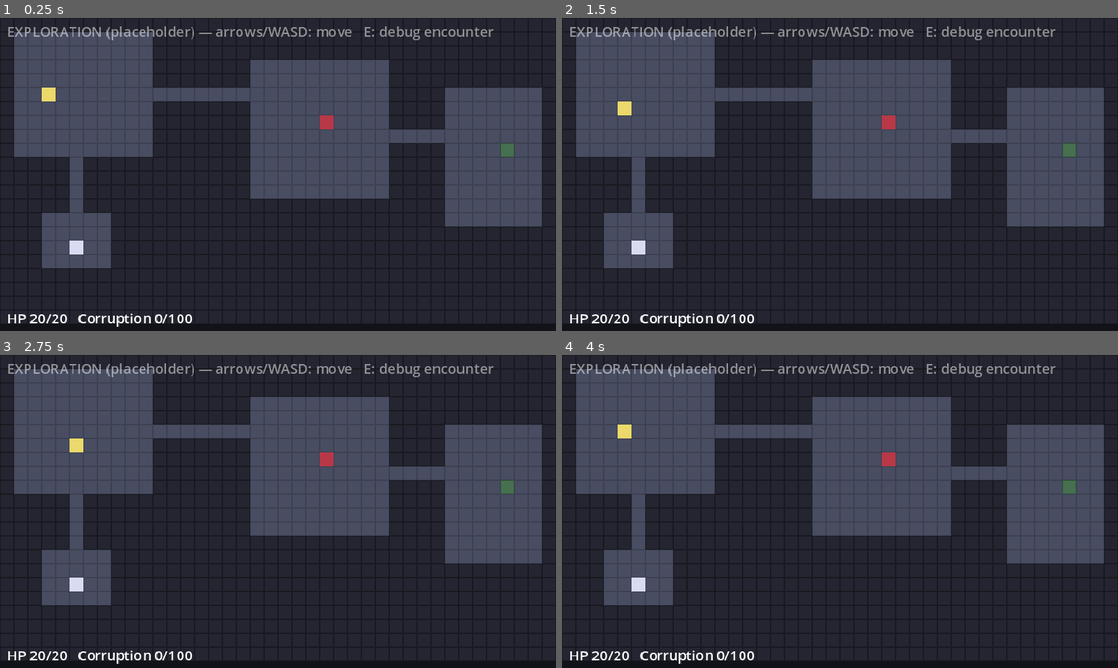
Above: before the commit, frames 1-4 (two rows, left to right).
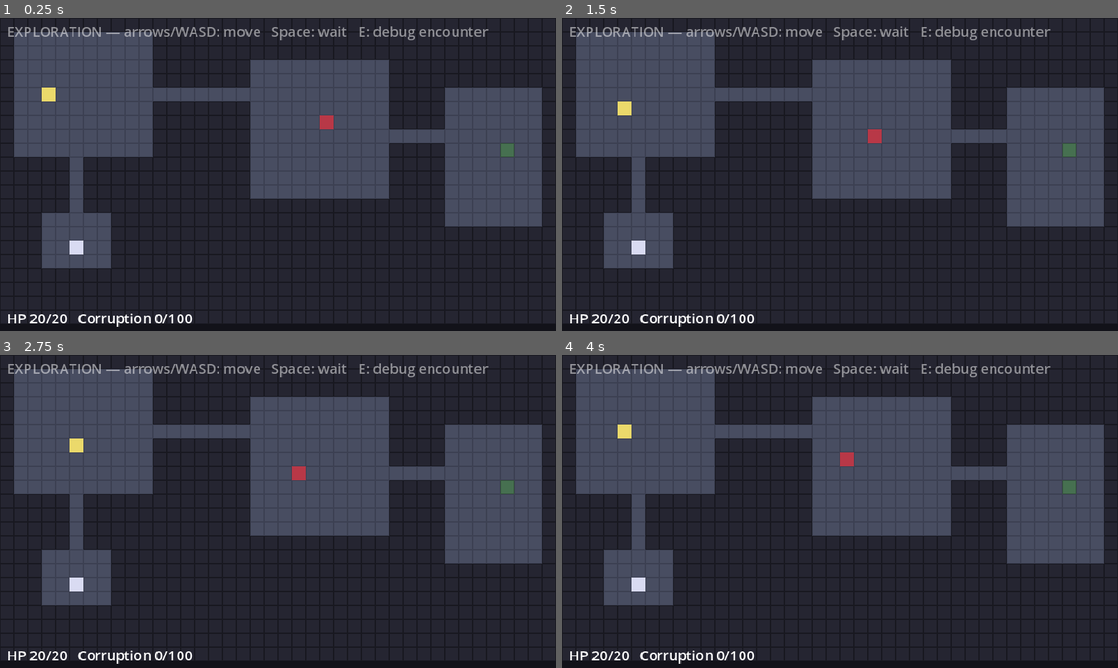
Above: after the commit, the same moments.

Repository: x-alterer/2D-Roguelike-like
Game: Godot game, scene res://scenes/main.tscn
The game is run twice, just before and just after one commit, with the same random seed, the same clock (stepped at 60 frames per second) and the same inputs.
Inputs:
- Up to frame 1 (0.25 s): no input
- Up to frame 2 (1.5 s): tap Enter at 0.5 s; hold Right (move_right) 0.53-1.28 s; hold Space (wait) 0.53-1.28 s; hold Down (move_down) from 1.28 s (still down); tap Space (wait) at 1.35 s
- Up to frame 3 (2.75 s): tap Enter at 2 s; release Down (move_down) at 2.03 s; hold Right (move_right) from 2.03 s (still down); hold Space (wait) from 2.03 s (still down)
- Up to frame 4 (4 s): release Right (move_right) at 2.78 s; release Space (wait) at 2.78 s; hold Up (move_up) 2.78-3.53 s; tap Space (wait) at 2.85 s; tap Enter at 3.5 s; hold Left (move_left) from 3.53 s (still down); hold Space (wait) from 3.53 s (still down)

The runs differ from the first frame. In frame 1, 1.1% of the frame differs, in the area x 19-89%, y 2-8%; in frame 2, 1.3%, in the area x 19-89%, y 2-40%; in frame 3, 1.3%; in frame 4, 1.3%.

Commit message:
feat: turn scheduler, trigger dispatcher, enemy behavior, feedback (tasks 2.4-2.7)
One action per actor per tick: player acts, every enemy acts once, then
the dispatcher checks the board. Hostile wanderer takes a 50% pursuit /
50% random step from the seeded RNG; the beckoner holds still. Triggers
fire per the lockdown's enum: proximity at end of tick (4-way adjacency),
player_initiated at the deliberate step-in (step not committed),
enemy_initiated at the ambush step — all emitting encounter_triggered
with the enemy's data. Flee-immunity counter is honored now, armed in
Phase 4. Feedback: bump on rejected moves, one-shot spot flash on
hostiles, proximity glow pulse on beckoners. Wait key ticks the world.

Co-Authored-By: Claude Fable 5 <noreply@anthropic.com>
Claude-Session: https://claude.ai/code/session_018muKSDbmmuj7g6CxEjXxPM

Diff:
--- a/actors/enemy.gd
+++ b/actors/enemy.gd
@@ -17,7 +17,14 @@
 class_name EnemyActor
 extends GridActor
 
+## A hostile notices the player at this Manhattan distance and flashes once
+## per run (technical plan, Decision 15).
+const SPOT_RANGE := 5
+
 @export var data: EnemyData
+
+var _has_spotted := false
+var _glow_tween: Tween
 
 @onready var _rect: ColorRect = $Rect
 
@@ -27,3 +34,65 @@
 	# real textures exist (technical plan, Decision 14).
 	if data != null:
 		_rect.color = data.color
+
+
+## Where this enemy wants to move this tick. Returning a cell is a wish,
+## not a move — the scheduler validates it against walls, occupancy and
+## trigger rules. Returning the current cell means "stay put".
+func propose_step(player_cell: Vector2i) -> Vector2i:
+	if data.trigger_type == &"player_initiated":
+		# Beckoners hold still: the invitation only works if the player is
+		# the one who closes the distance.
+		return grid_pos
+	# Hostile wanderer: 50% step toward the player, 50% random step. Rolls
+	# draw from the seeded run RNG so a run replays identically from its
+	# seed.
+	if GameState.rng.randf() < 0.5:
+		return grid_pos + _step_toward(player_cell)
+	var dirs: Array[Vector2i] = [Vector2i.UP, Vector2i.DOWN, Vector2i.LEFT, Vector2i.RIGHT]
+	return grid_pos + dirs[GameState.rng.randi_range(0, 3)]
+
+
+## Straight-line pursuit, no pathfinding: step along the axis with the
+## larger distance. Good enough to read as a threat; real pathfinding is
+## deliberately outside the PoC's scope.
+func _step_toward(target_cell: Vector2i) -> Vector2i:
+	var delta := target_cell - grid_pos
+	if absi(delta.x) >= absi(delta.y):
+		return Vector2i(signi(delta.x), 0)
+	return Vector2i(0, signi(delta.y))
+
+
+## Called by the scheduler after every tick settles. Drives the two Phase 2
+## feedback cues: the hostile's one-shot "spotted you" flash and the
+## beckoner's within-reach glow. The loop's feedback stage breaks if the
+## player can't discern what the world is doing (plan task 2.7).
+func update_feedback(player_cell: Vector2i) -> void:
+	var dist := absi(player_cell.x - grid_pos.x) + absi(player_cell.y - grid_pos.y)
+	if data.trigger_type == &"player_initiated":
+		# Glow while the player is close enough that their next step could
+		# be the approach.
+		_set_glowing(dist <= 1)
+	elif data.trigger_type == &"proximity" and not _has_spotted and dist <= SPOT_RANGE:
+		_has_spotted = true
+		_flash()
+
+
+## One quick blink to white and back — a threat announcing itself.
+func _flash() -> void:
+	var flash_tween := create_tween()
+	flash_tween.tween_property(_rect, "color", Color.WHITE, 0.05)
+	flash_tween.tween_property(_rect, "color", data.color, 0.15)
+
+
+## Soft repeating pulse while glowing; stops (and resets brightness) the
+## moment the player steps out of reach.
+func _set_glowing(glowing: bool) -> void:
+	if glowing and _glow_tween == null:
+		_glow_tween = create_tween().set_loops()
+		_glow_tween.tween_property(_rect, "modulate", Color(1.7, 1.7, 1.7), 0.4)
+		_glow_tween.tween_property(_rect, "modulate", Color.WHITE, 0.4)
+	elif not glowing and _glow_tween != null:
+		_glow_tween.kill()
+		_glow_tween = null
+		_rect.modulate = Color.WHITE
--- a/scenes/exploration.gd
+++ b/scenes/exploration.gd
@@ -13,9 +13,9 @@
 ## to be somewhere; this scene knows what being there means.
 ##
 ## How it connects: reads/writes GameState.grid_position so position
-## survives mode switches. Emits Events.encounter_triggered (debug key E
-## until the real dispatcher lands); Main responds by swapping in the
-## Encounter scene, which frees this one.
+## survives mode switches. When a trigger condition is met (or debug key E
+## is pressed), emits Events.encounter_triggered with the enemy's data;
+## Main responds by swapping in the Encounter scene, which frees this one.
 extends Node2D
 
 ## The hand-made test floor (technical plan, Decision 13). One character per
@@ -59,11 +59,6 @@
 const HOSTILE_DATA := preload("res://resources/enemies/test_hostile.tres")
 const BECKONER_DATA := preload("res://resources/enemies/test_beckoner.tres")
 
-@onready var _floor: TileMapLayer = $Floor
-@onready var _actors: Node2D = $Actors
-@onready var _player: PlayerActor = $Actors/Player
-@onready var _status_label: Label = $StatusLabel
-
 ## Filled by _build_floor from the map's marker characters.
 var _entrance_cell := Vector2i.ZERO
 var _exit_cell := Vector2i.ZERO
@@ -74,11 +69,30 @@
 ## order within a tick).
 var _enemies: Array[EnemyActor] = []
 
+## True while a tick resolves; input is ignored so a held key can't outrun
+## the world's animations.
+var _is_ticking := false
+## Set the instant a trigger fires. Main is already replacing this scene at
+## that point, so every loop checks it and stops — nothing may act after an
+## encounter begins.
+var _encounter_fired := false
+## Ticks during which no encounter can fire. Phase 4 arms this after a
+## successful flee (design-lockdown.md §3: "one tick of encounter
+## immunity"); the dispatcher already honors it so Phase 4 only has to set
+## it (technical plan, Decision 8).
+var _immunity_ticks := 0
+
+@onready var _floor: TileMapLayer = $Floor
+@onready var _actors: Node2D = $Actors
+@onready var _player: PlayerActor = $Actors/Player
+@onready var _status_label: Label = $StatusLabel
+
 
 func _ready() -> void:
 	_build_floor()
 	_spawn_player()
 	_spawn_enemies()
+	_update_feedback()
 	_refresh_status()
 
 
@@ -135,10 +149,17 @@
 
 
 func _unhandled_input(event: InputEvent) -> void:
+	if _is_ticking or _encounter_fired:
+		return
 	if event.is_action_pressed("debug_encounter"):
 		# Phase 1 leftover; removed in Phase 4 when real triggers take over.
 		Events.encounter_triggered.emit(null, &"debug")
 		get_viewport().set_input_as_handled()
+		return
+	if event.is_action_pressed("wait"):
+		# Wait: skip the action, the world still ticks (lockdown §2).
+		get_viewport().set_input_as_handled()
+		_run_tick()
 		return
 
 	var step := Vector2i.ZERO
@@ -156,15 +177,104 @@
 	_try_player_move(step)
 
 
-## The move rule from design-lockdown.md §2: walkable and unoccupied → step;
-## otherwise bump, and a rejected move consumes no turn.
+## The move rule from design-lockdown.md §2: walkable and unoccupied → step
+## and the world ticks; otherwise bump, and a rejected move consumes no
+## turn. One special case: stepping into a beckoner's cell is not a move at
+## all — it's the deliberate approach that fires a player_initiated
+## encounter (lockdown §7).
 func _try_player_move(step: Vector2i) -> void:
 	var target := _player.grid_pos + step
-	if not _is_walkable(target):
+	var occupant := _enemy_at(target)
+	if occupant != null and occupant.data.trigger_type == &"player_initiated" and _immunity_ticks == 0:
+		# The step is NOT committed — the player never occupies the enemy's
+		# cell (technical plan, Decision 7), which is also what makes the
+		# post-flee return position trivial in Phase 4.
+		_fire_encounter(occupant)
+		return
+	if not _is_walkable(target) or occupant != null:
 		_player.bump(step)
 		return
 	_player.step_to(target)
 	GameState.grid_position = target
+	_run_tick()
+
+
+## One world tick (plan task 2.4): the player's action already happened, so
+## every other actor now acts exactly once, then the trigger dispatcher
+## checks the board. No energy or speed system — one action per actor per
+## tick is the Architecture Decisions table's turn model.
+func _run_tick() -> void:
+	_is_ticking = true
+	for enemy in _enemies:
+		_take_enemy_turn(enemy)
+		if _encounter_fired:
+			return
+	_check_triggers()
+	_update_feedback()
+	_refresh_status()
+	if _encounter_fired:
+		# Main is replacing this scene; no point unlocking input.
+		return
+	# Hold input until the step tweens land (plus a hair), so holding a key
+	# advances the world at a readable pace instead of teleporting actors.
+	await get_tree().create_timer(GridActor.STEP_TIME + 0.02).timeout
+	_is_ticking = false
+
+
+func _take_enemy_turn(enemy: EnemyActor) -> void:
+	var target := enemy.propose_step(_player.grid_pos)
+	if target == enemy.grid_pos:
+		return
+	if target == _player.grid_pos:
+		# Only an ambusher may enter the player's cell — and doing so IS its
+		# trigger (lockdown §7, enemy_initiated). Anyone else loses the step.
+		if enemy.data.trigger_type == &"enemy_initiated" and _immunity_ticks == 0:
+			_fire_encounter(enemy)
+		return
+	if _is_walkable(target) and _enemy_at(target) == null:
+		enemy.step_to(target)
+	# Blocked proposals are simply lost — the plan's cheap, correct rule for
+	# Phase 2 enemies.
+
+
+## The end-of-tick half of the trigger dispatcher (plan task 2.6). The other
+## two trigger types fire mid-tick, at the step attempt that defines them;
+## proximity is the only check that waits for the board to settle.
+func _check_triggers() -> void:
+	if _immunity_ticks > 0:
+		# Grace tick after a flee, so leaving an encounter can't chain
+		# straight back into it. Phase 4 arms this.
+		_immunity_ticks -= 1
+		return
+	for enemy in _enemies:
+		if enemy.data.trigger_type != &"proximity":
+			continue
+		var delta := enemy.grid_pos - _player.grid_pos
+		# 4-way adjacency (Manhattan distance 1) — the lockdown's Decision
+		# Log rejects diagonal adjacency as ambiguous.
+		if absi(delta.x) + absi(delta.y) == 1:
+			_fire_encounter(enemy)
+			return
+
+
+## Hands the encounter to Main via the bus. Main frees this scene in
+## response, so nothing may run here afterwards — hence the flag every loop
+## checks before continuing.
+func _fire_encounter(enemy: EnemyActor) -> void:
+	_encounter_fired = true
+	Events.encounter_triggered.emit(enemy.data, enemy.data.trigger_type)
+
+
+func _enemy_at(cell: Vector2i) -> EnemyActor:
+	for enemy in _enemies:
+		if enemy.grid_pos == cell:
+			return enemy
+	return null
+
+
+func _update_feedback() -> void:
+	for enemy in _enemies:
+		enemy.update_feedback(_player.grid_pos)
 
 
 func _is_walkable(cell: Vector2i) -> bool:
--- a/scenes/exploration.tscn
+++ b/scenes/exploration.tscn
@@ -32,4 +32,4 @@
 offset_top = 4.0
 offset_right = 632.0
 offset_bottom = 26.0
-text = "EXPLORATION (placeholder) — arrows/WASD: move   E: debug encounter"
+text = "EXPLORATION — arrows/WASD: move   Space: wait   E: debug encounter"
